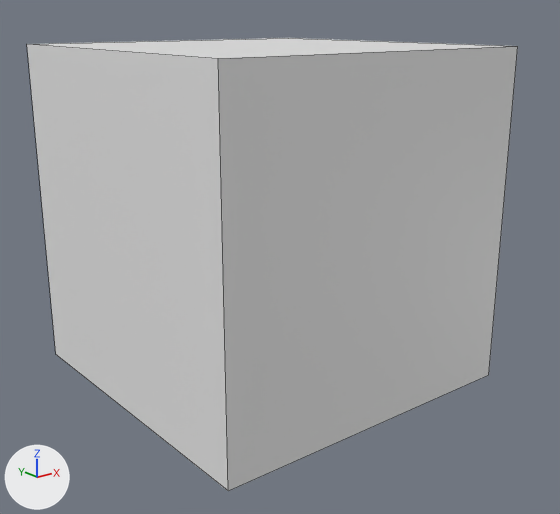
Renders of the FBX model Assets/Assets/DinandSpul/FBX's/BasicKit/Props/KitchenCabinet.fbx from each side of a commit.
Camera for both pictures: a 50 mm camera at (-0.904, -2.328, 1.085) aimed at (0.496, -0.578, 0.385). The lights are fixed; the arrows at lower left show +X, +Y and +Z. The picture after the commit comes second. Mesh edges are drawn as thin lines. Where no turn or scale is listed for an object, it has been applied to the vertices.

Names of what the first picture shows: 'KitchenCabinet'.
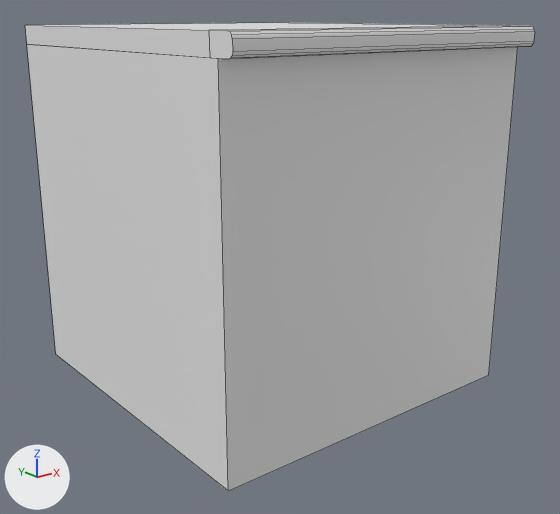
Edits to the scene script, one JSON object a line:
```json
{"block": "me_cube_001", "where": "# used by ob_kitchencabinet; location = (0.0, 0.0, 0.0)"}
{"op": "remove", "block": "me_cube_001", "code": "me_cube_001.from_pydata(...)  # 8 vertices, 6 faces; spans x 0.0..1.0, y -1.0..0.0, z 0.0..1.0"}
{"op": "add", "block": "me_cube_001", "code": "me_cube_001.from_pydata(...)  # 32 vertices, 22 faces; spans x 0.0..1.0, y -1.05..0.0, z 0.0..1.054"}
{"block": "me_cube_001", "change": "me_cube_001 part 1: a new loose piece of 24 vertices spanning x 0.0..1.0, y -1.05..0.0, z 1.0..1.054"}
```

Boxes [x1, y1, x2, y2] around the edits, measured in the pictures (560 x 514 px):
```json
{"object": "KitchenCabinet", "change": "reshaped", "before": [27, 38, 518, 491], "after": [25, 23, 535, 491]}
{"part": 1, "of": "me_cube_001", "change": "added", "after": [25, 23, 535, 59]}
```
